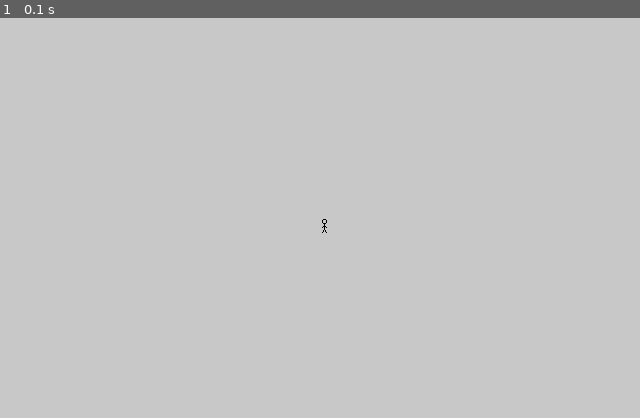
Above: before the commit, frame 1.
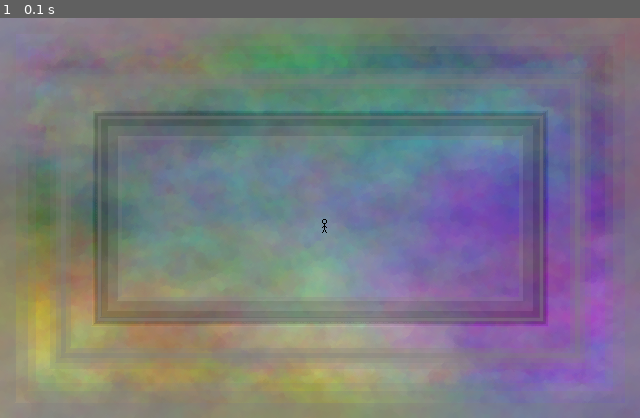
Above: after the commit, the same moment.

Repository: HakitoCZ/pygame
Game: pygame game, started from 0001.py
Two runs of this game, one before a commit and one after it. Both use one fixed random seed, a clock stepped at 60 frames per second and the inputs below.
Inputs:
- Up to frame 1 (0.1 s): no input

The runs differ from the first frame. In frame 1, 100% of the frame differs, in the area x 0-100%, y 0-100%.

Commit message:
added background picture

Diff:
--- a/0001.py
+++ b/0001.py
@@ -31,6 +31,7 @@
   def main(self, screen):
     clock = pygame.time.Clock()
 
+    background = pygame.image.load('background.png')
     sprites = pygame.sprite.Group()
     self.player = Player(sprites)
 
@@ -47,8 +48,9 @@
 
       sprites.update(dt / 1000.)
         # change in time - in seconds
-      screen.fill((200, 200, 200))
+      screen.blit(background, (0, 0))
       sprites.draw(screen)
+        # player on top
       pygame.display.flip()
 
 if __name__ == '__main__':
